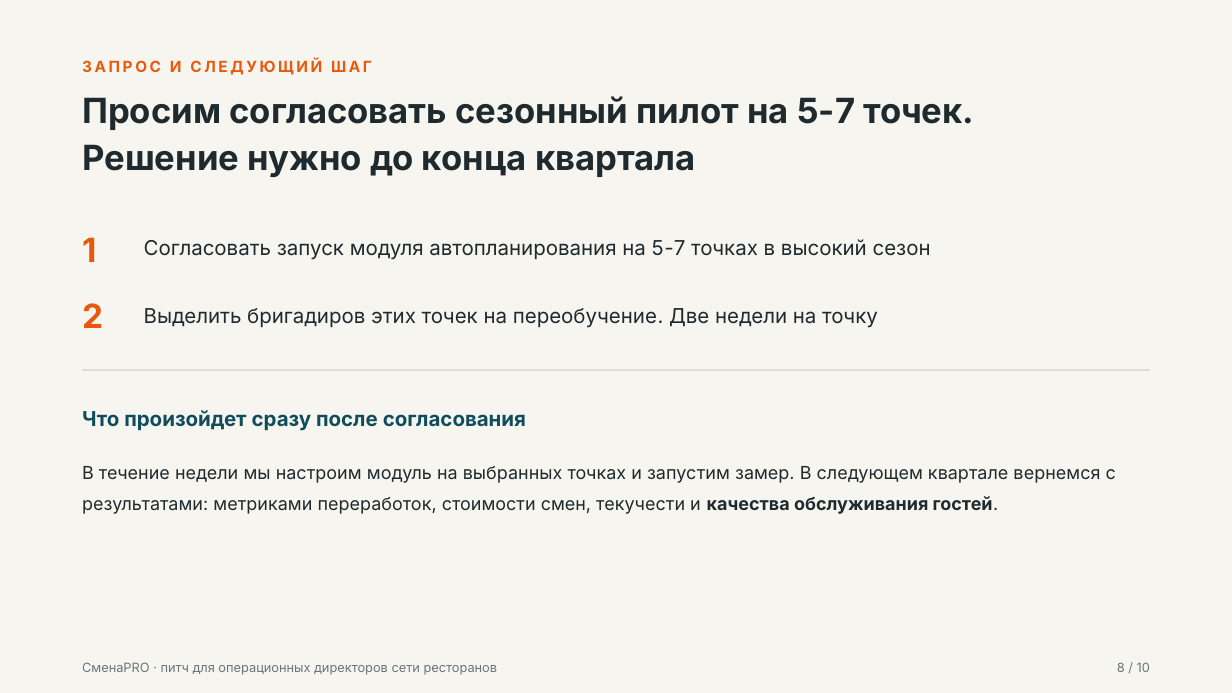
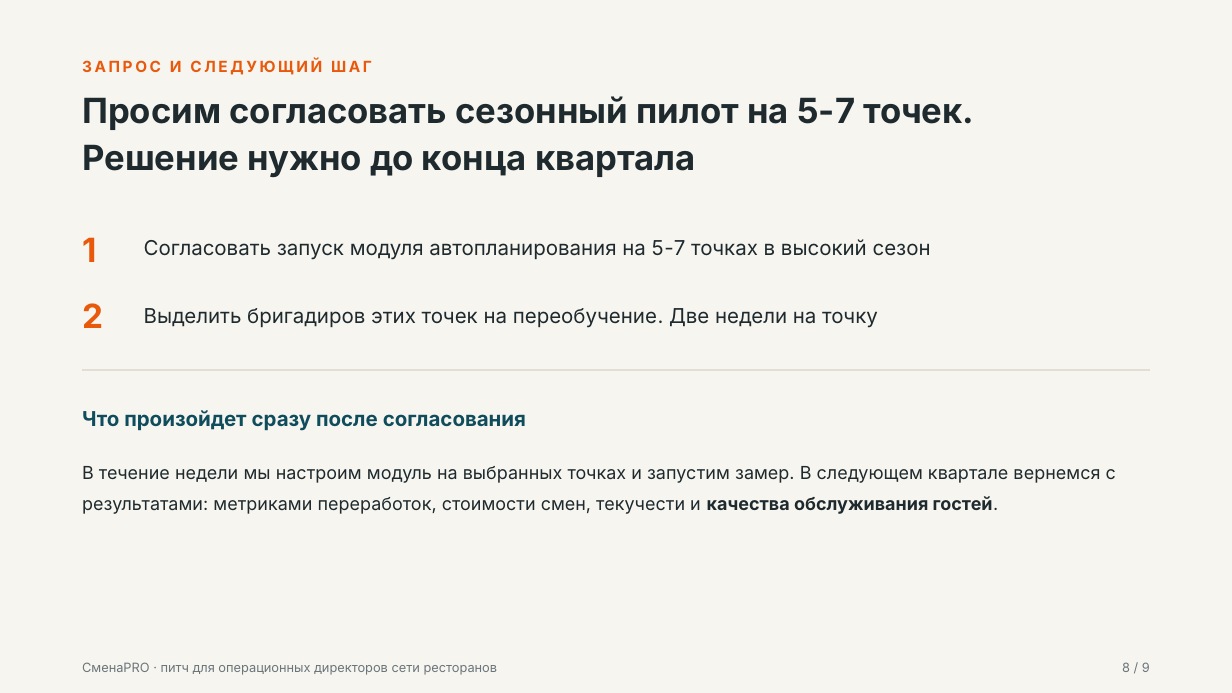
Before and after one commit to ipaingo/study, a slide deck: slide 8 of навыки публичных выступлений/Питч СменаPRO.pptx. Drawn at 1232x693 pixels with LibreOffice and Linux fonts; fonts in the diff are those of the drawing. Boxes give left, top, right and bottom in pixels: in the first picture for what was removed or moved away, otherwise in the second. Text is boxed around its words. In the diff, an @@ line names an element or a change of style, - is before the commit and + after.

```diff
--- a/навыки публичных выступлений/Питч СменаPRO.pptx
+++ b/навыки публичных выступлений/Питч СменаPRO.pptx
@@ text at (x1=1122, y1=662, x2=1150, y2=672): text changed @@
-8 / 10
+8 / 9
```
Also in this commit, not shown: 7 other slides changed, 49 other files.
